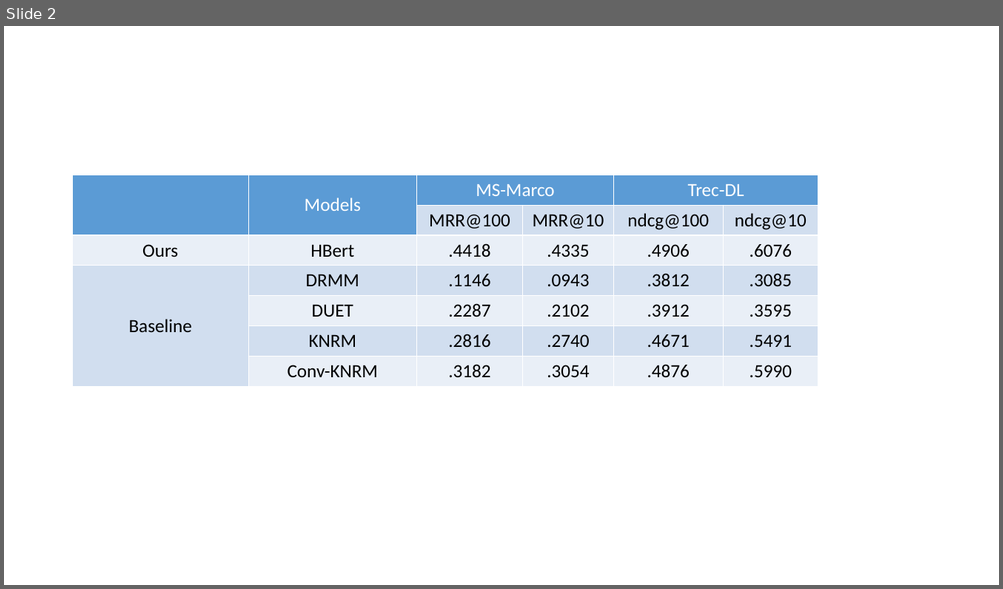
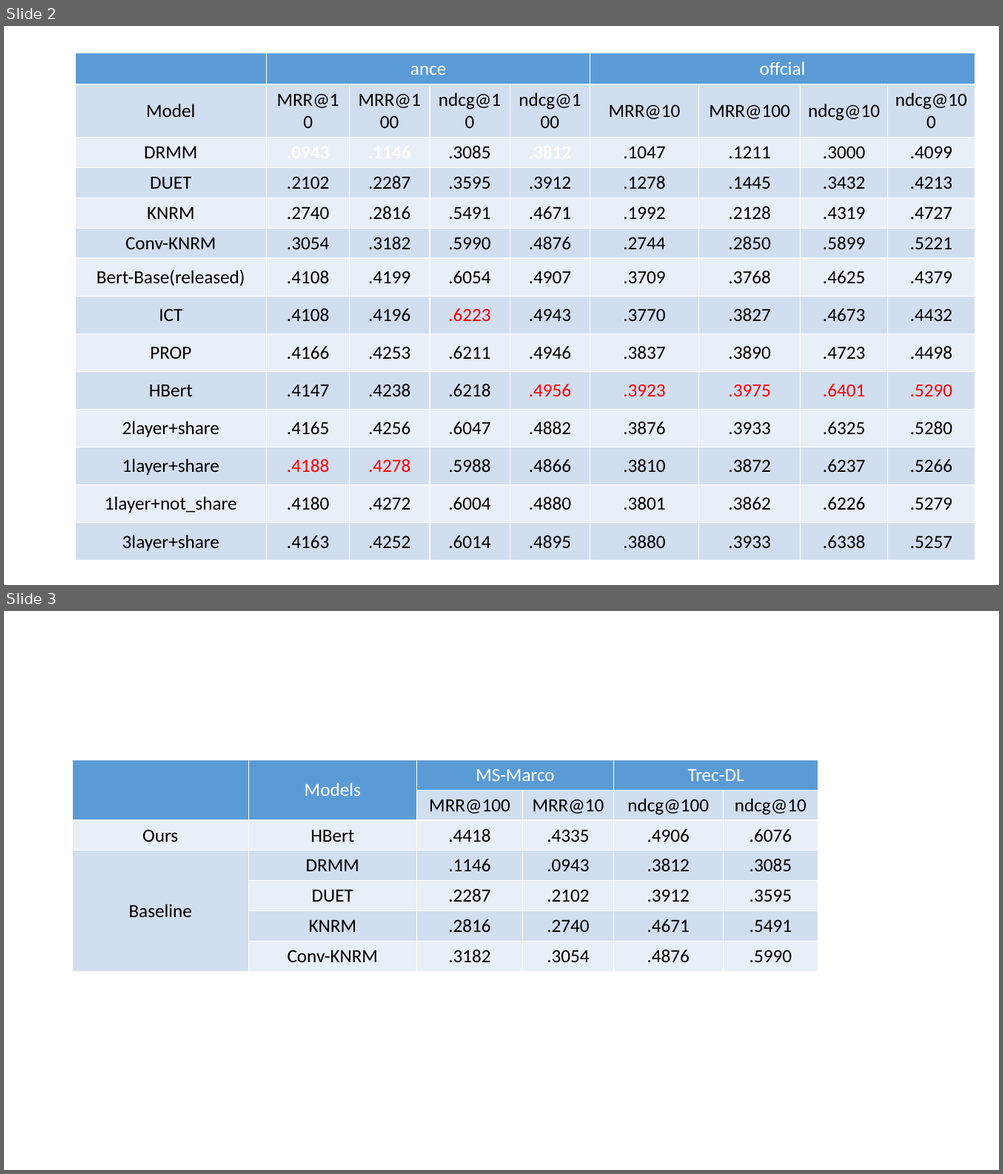
Before and after one commit to xrr233/HBert, a slide deck: 周报、.pptx. Shown one above the other, each under a label of ours: slide 2 before the commit, slides 2 and 3 after it. The pictures are 1003x589 and 1003x1174 pixels, drawn with LibreOffice and Linux fonts; fonts in the diff are those of the drawing. Boxes give left, top, right and bottom in pixels: in the first picture for what was removed or moved away, otherwise in the second. Text is boxed around its words. In the diff, an @@ line names an element or a change of style, - is before the commit and + after.

```diff
--- a/周报、.pptx
+++ b/周报、.pptx
@@ slide 2 added at (x1=4, y1=26, x2=999, y2=585), background #FFFFFF @@
@@ table added at (x1=75, y1=53, x2=976, y2=559), 14 rows, 9 columns @@
+ | ance |  |  |  | offcial |  |  | 
+Model | MRR@10 | MRR@100 | ndcg@10 | ndcg@100 | MRR@10 | MRR@100 | ndcg@10 | ndcg@100
+DRMM | .0943 | .1146 | .3085 | .3812 | .1047 | .1211 | .3000 | .4099
+DUET | .2102 | .2287 | .3595 | .3912 | .1278 | .1445 | .3432 | .4213
+KNRM | .2740 | .2816 | .5491 | .4671 | .1992 | .2128 | .4319 | .4727
+Conv-KNRM | .3054 | .3182 | .5990 | .4876 | .2744 | .2850 | .5899 | .5221
+Bert-Base(released) | .4108 | .4199 | .6054 | .4907 | .3709 | .3768 | .4625 | .4379
+ICT | .4108 | .4196 | .6223 | .4943 | .3770 | .3827 | .4673 | .4432
+PROP | .4166 | .4253 | .6211 | .4946 | .3837 | .3890 | .4723 | .4498
+HBert | .4147 | .4238 | .6218 | .4956 | .3923 | .3975 | .6401 | .5290
+2layer+share | .4165 | .4256 | .6047 | .4882 | .3876 | .3933 | .6325 | .5280
+1layer+share | .4188 | .4278 | .5988 | .4866 | .3810 | .3872 | .6237 | .5266
+1layer+not_share | .4180 | .4272 | .6004 | .4880 | .3801 | .3862 | .6226 | .5279
+3layer+share | .4163 | .4252 | .6014 | .4895 | .3880 | .3933 | .6338 | .5257
@@ what was slide 2 is now slide 3 @@
```
Also in this commit, not shown: 1 slide changed.
